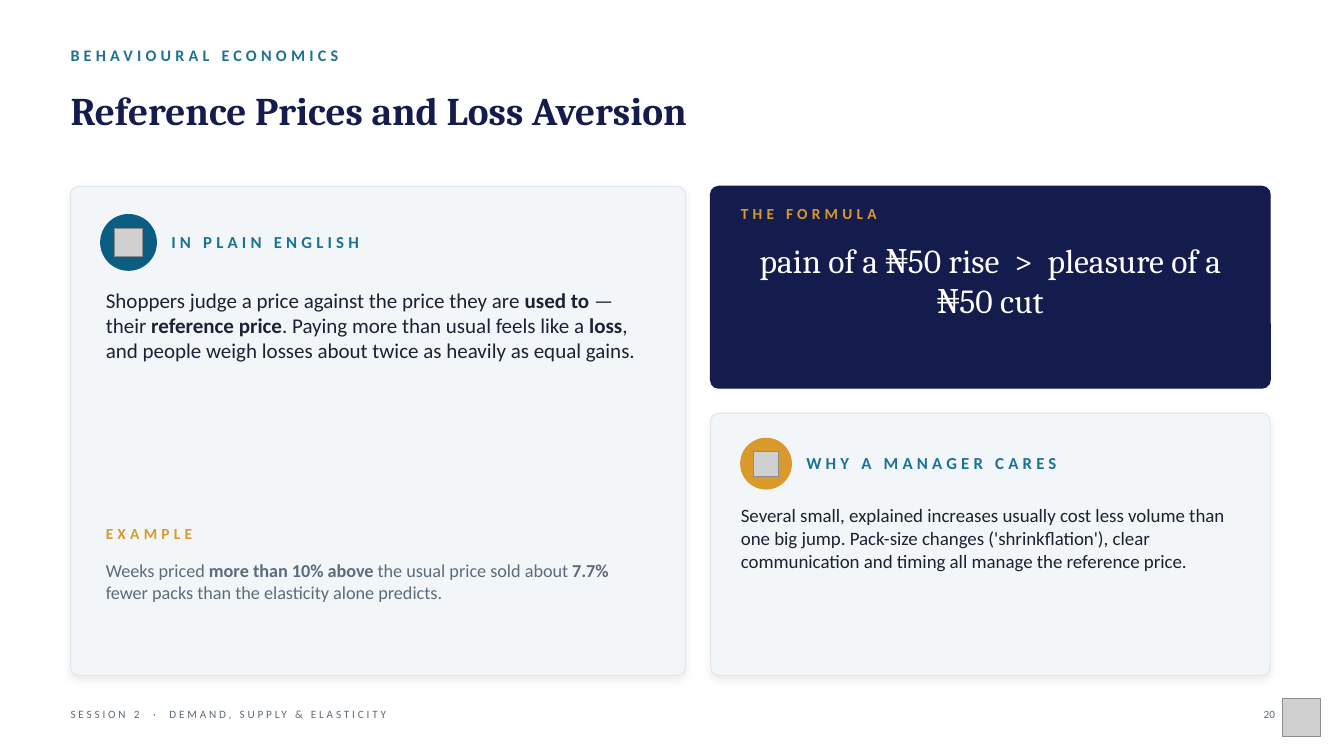
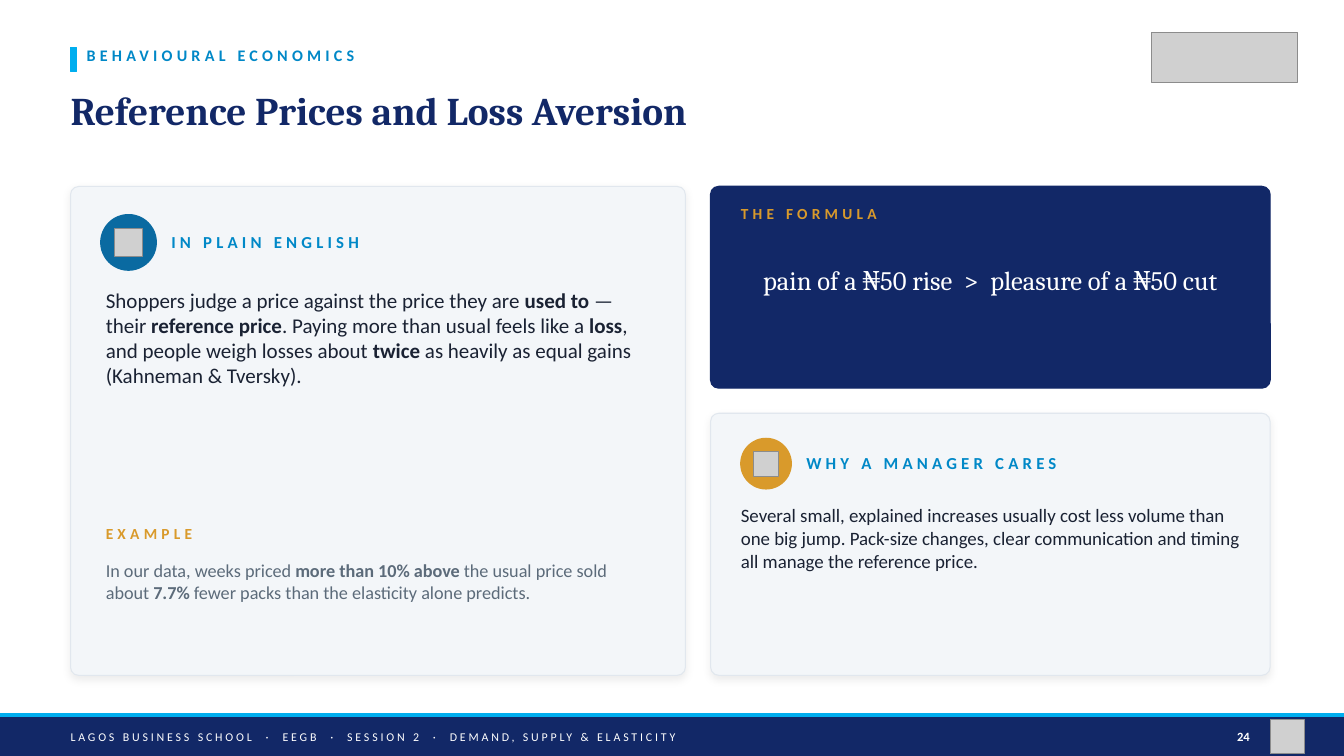
Before and after one commit to adibongo/eegb, a slide deck: slide 24 of sessions/s02/slides/EEGB_S02_Demand_Supply_Elasticity_with_Behavioural_Insights.pptx (slide 20 before the commit). Drawn at 1344x756 pixels with LibreOffice and Linux fonts; fonts in the diff are those of the drawing; grey boxes stand for pictures. Boxes give left, top, right and bottom in pixels: in the first picture for what was removed or moved away, otherwise in the second. Text is boxed around its words. In the diff, an @@ line names an element or a change of style, - is before the commit and + after.

```diff
--- a/sessions/s02/slides/EEGB_S02_Demand_Supply_Elasticity_with_Behavioural_Insights.pptx
+++ b/sessions/s02/slides/EEGB_S02_Demand_Supply_Elasticity_with_Behavioural_Insights.pptx
@@ rectangle added at [71, 47, 77, 72], fill #00AEEF, outline #00AEEF 1 pt @@
@@ text colour #1C7293 to #0088C7 in 3 elements at [171, 237, 359, 248], [806, 458, 1056, 469], [87, 50, 355, 61] @@
@@ text "BEHAVIOURAL ECONOMICS": place and size @@
-text "BEHAVIOURAL ECONOMICS" at [71, 50, 339, 61]
+text "BEHAVIOURAL ECONOMICS" at [87, 50, 355, 61]
@@ picture added at [1151, 32, 1298, 82] @@
@@ text "Reference Prices and Loss Aversion" at [71, 97, 687, 126]: text colour #141B4D to #122867 @@
@@ rounded rectangle at [711, 187, 1270, 388]: fill #141B4D to #122867; outline #141B4D 1 pt to #122867 1 pt @@
@@ ellipse at [101, 215, 156, 270]: fill #0B5E82 to #0A6AA1; outline #0B5E82 1 pt to #0A6AA1 1 pt @@
@@ text "pain of a ₦50 rise ..." at [763, 271, 1217, 296]: size 24 to 19 pt @@
@@ text at [106, 293, 631, 387]: text changed @@
-Shoppers judge a price against the price they are used to — their reference price. Paying more than usual feels like a loss, and people weigh losses about twice as heavily as equal gains.
+Shoppers judge a price against the price they are used to — their reference price. Paying more than usual feels like a loss, and people weigh losses about twice as heavily as equal gains (Kahneman & Tversky).
@@ text at [741, 509, 1240, 572]: text changed @@
-Several small, explained increases usually cost less volume than one big jump. Pack-size changes ('shrinkflation'), clear communication and timing all manage the reference price.
+Several small, explained increases usually cost less volume than one big jump. Pack-size changes, clear communication and timing all manage the reference price.
@@ text at [106, 564, 607, 602]: text changed @@
-Weeks priced more than 10% above the usual price sold about 7.7% fewer packs than the elasticity alone predicts.
+In our data, weeks priced more than 10% above the usual price sold about 7.7% fewer packs than the elasticity alone predicts.
@@ rectangle added at [0, 714, 1344, 718], fill #00AEEF, outline #00AEEF 1 pt @@
@@ rectangle added at [0, 718, 1344, 756], fill #122867, outline #122867 1 pt @@
@@ text "LAGOS BUSINESS SCHOOL · EEGB ..." at [71, 733, 419, 741]: vertical alignment top to middle @@
@@ text removed at [1264, 711, 1275, 718] @@
-20
@@ text at [71, 733, 419, 741]: text changed; size 8 to 8.5 pt; text colour #5C6B7A to #FFFFFF @@
-SESSION 2 · DEMAND, SUPPLY & ELASTICITY
+LAGOS BUSINESS SCHOOL · EEGB · SESSION 2 · DEMAND, SUPPLY & ELASTICITY
@@ text added at [1237, 732, 1250, 741], 9 pt, text #FFFFFF, bold @@
+24
@@ picture: place and size @@
-picture at [1282, 699, 1321, 737]
+picture at [1270, 720, 1305, 754]
```
Also in this commit, not shown: 23 other slides changed, 15 slides added, 5 slides removed, 27 other files.
